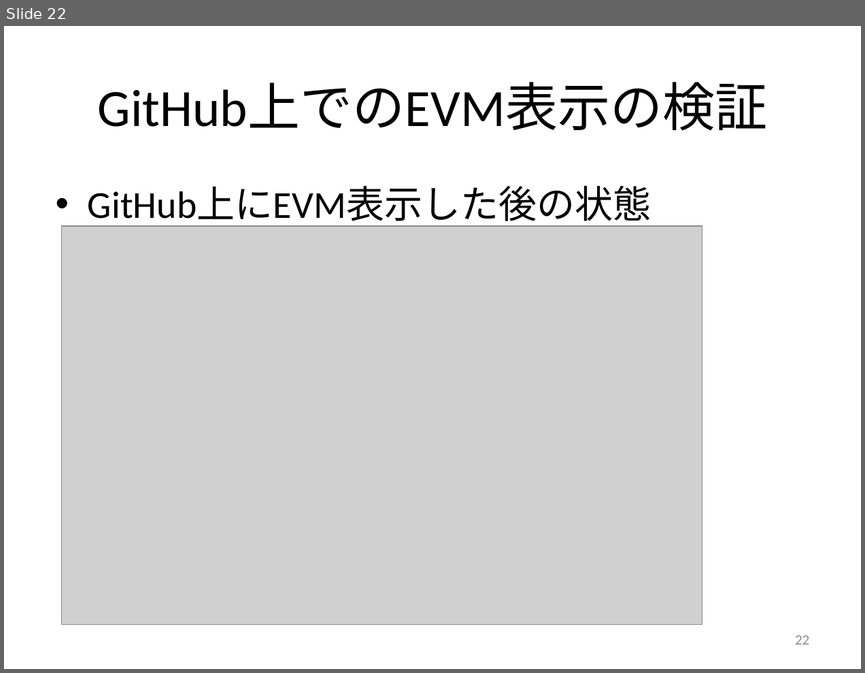
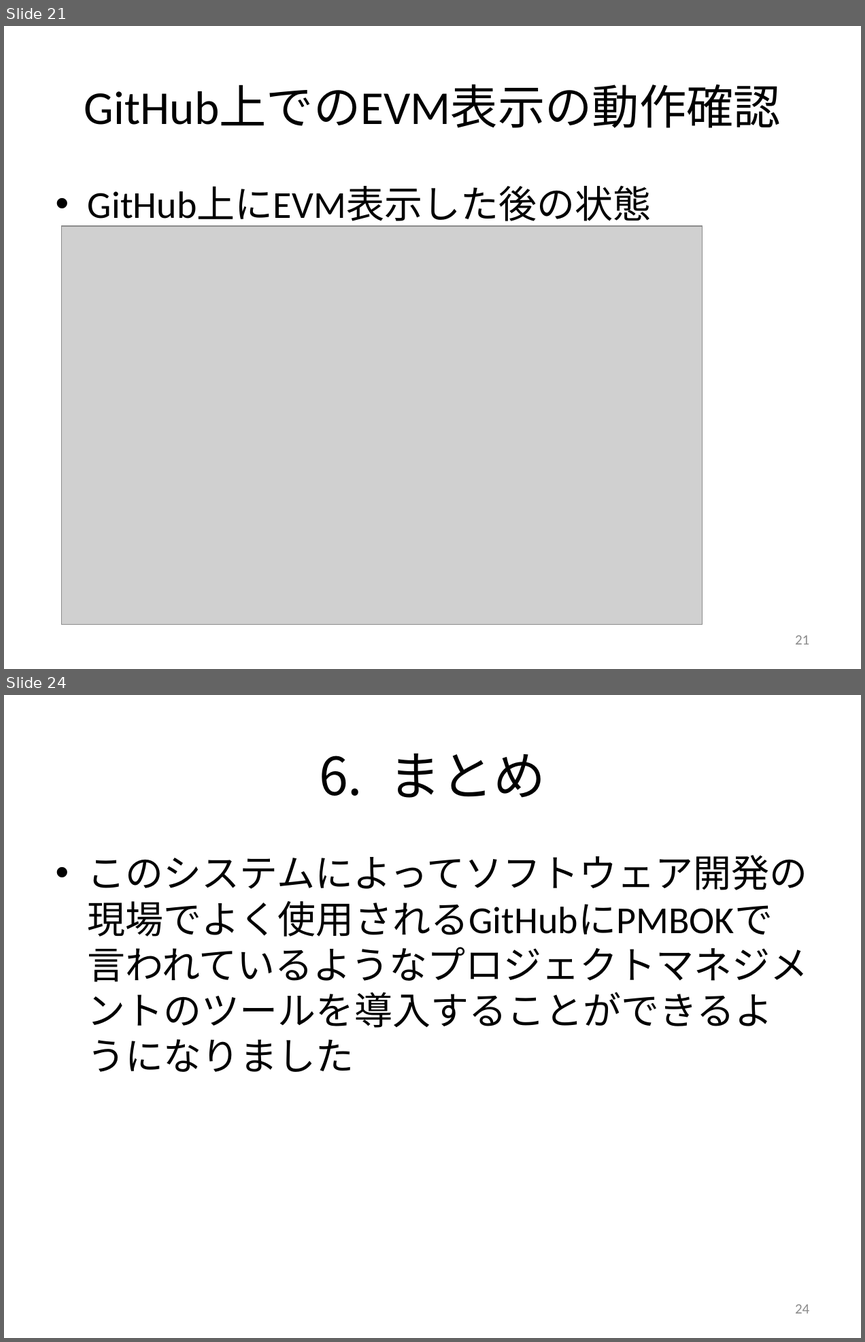
Before and after one commit to keimatsui/kadai, a slide deck: 卒業論文/2012/工藤亮/卒論発表（工藤）.pptx. Shown one above the other, each under a label of ours: slide 22 before the commit, slides 21 and 24 after it; the slides between them are not shown. The pictures are 865x673 and 865x1342 pixels, drawn with LibreOffice and Linux fonts; fonts in the diff are those of the drawing; grey boxes stand for pictures. Boxes give left, top, right and bottom in pixels: in the first picture for what was removed or moved away, otherwise in the second. Text is boxed around its words. In the diff, an @@ line names an element or a change of style, - is before the commit and + after.

```diff
--- a/卒業論文/2012/工藤亮/卒論発表（工藤）.pptx
+++ b/卒業論文/2012/工藤亮/卒論発表（工藤）.pptx
@@ slide 24 added at [4,695,861,1338], background #FFFFFF @@
@@ title added at [389,753,546,798], 44 pt, text #000000 @@
+6. まとめ
@@ text added at [88,855,807,936], 32 pt, text #000000 @@
+• このシステムによってソフトウェア開発の現場でよく使用されるGitHubにPMBOKで言われているようなプロジェクトマネジメントのツールを導入することができるようになりました
@@ page number added at [795,1304,809,1313], 12 pt, text #8C8C8C @@
+24
@@ what was slide 22 is now slide 21 @@
@@ slide 21 changed as well @@
@@ title at [84,84,781,128]: text changed; size 44 to 39.6 pt @@
-GitHub上でのEVM表示の検証
+GitHub上でのEVM表示の動作確認
@@ page number at [795,635,809,644]: text changed @@
-22
+21
```
Also in this commit, not shown: 19 other slides changed, 1 other slide added, 1 slide removed.
